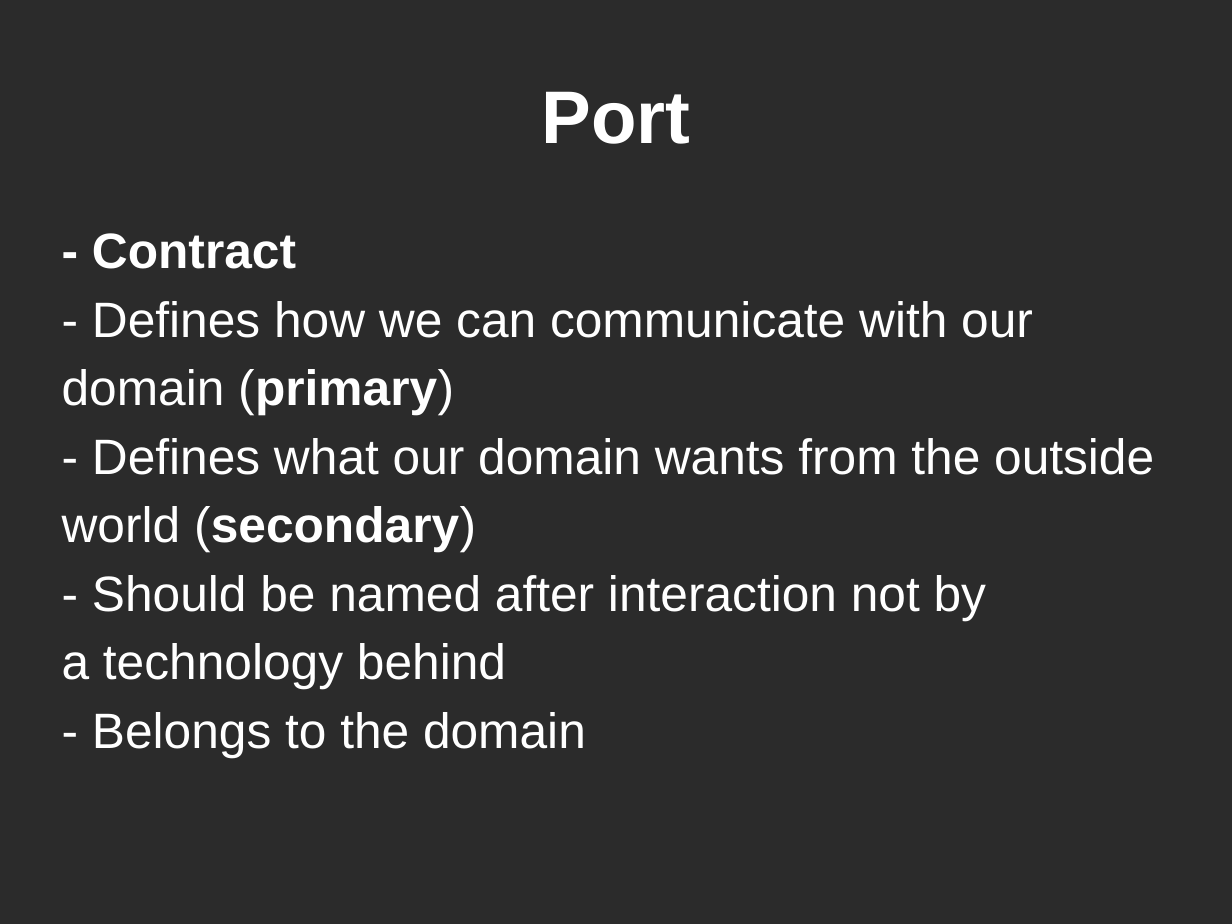
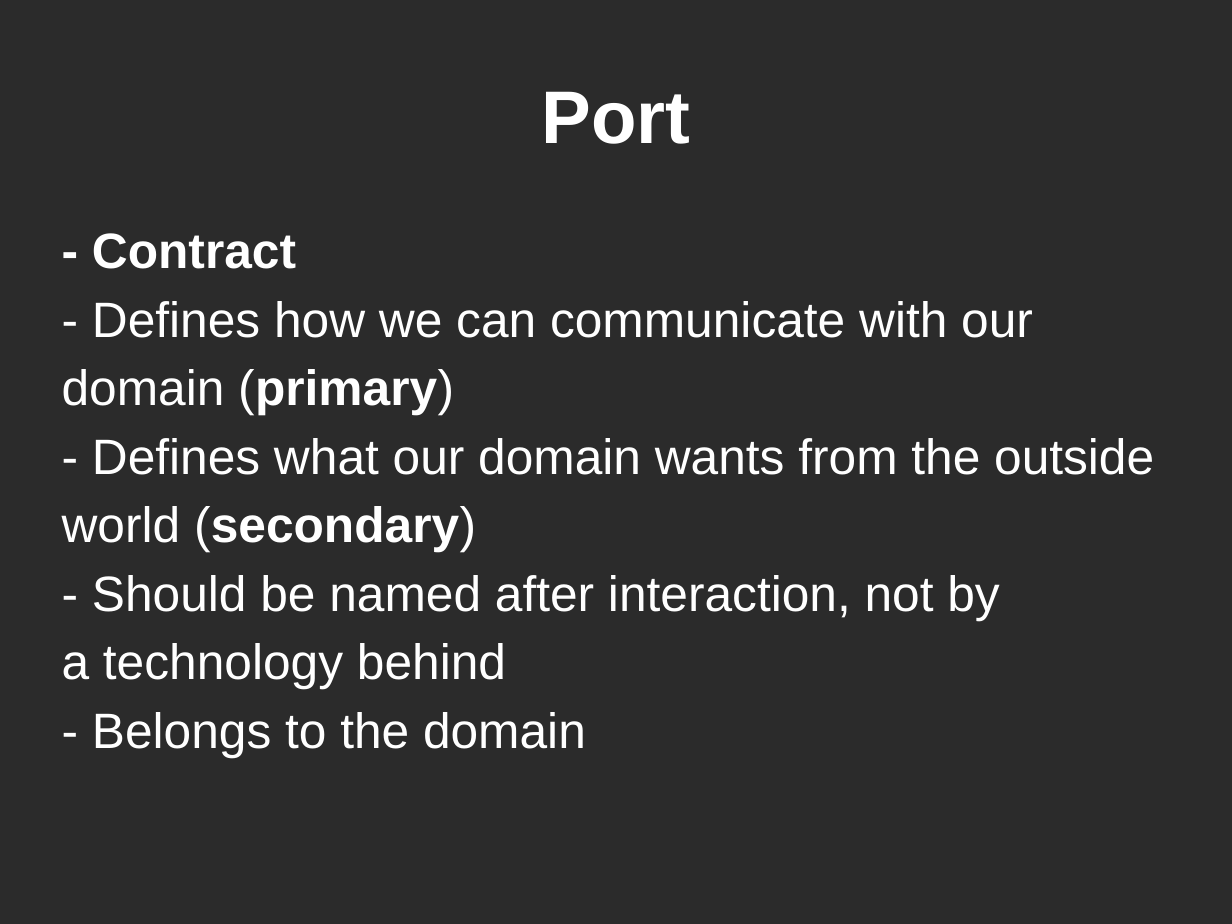
Before and after one commit to mateuszwinnicki/talks, a slide deck: slide 12 of HexagonalArchitecture/HexagonalArchitecture.odp (slide 11 before the commit). Drawn at 1232x924 pixels with LibreOffice and Linux fonts; fonts in the diff are those of the drawing; background and template pictures are left out; a plain dark background stands for a picture behind light text. Boxes give left, top, right and bottom in pixels: in the first picture for what was removed or moved away, otherwise in the second. Text is boxed around its words. In the diff, an @@ line names an element or a change of style, - is before the commit and + after.

Commit message:
Hexagonal Architecture - presentation improvements. Added poll in the end and depencendy slide. Minor spelling fixes Pdf is generated

```diff
--- a/HexagonalArchitecture/HexagonalArchitecture.odp
+++ b/HexagonalArchitecture/HexagonalArchitecture.odp
@@ subtitle at box(62, 575, 999, 689): text changed @@
-- Should be named after interaction not by
-a technology behind
+- Should be named after interaction, not by
+a technology behind
```
Also in this commit, not shown: 4 other slides changed, 4 slides added, 1 other file.
